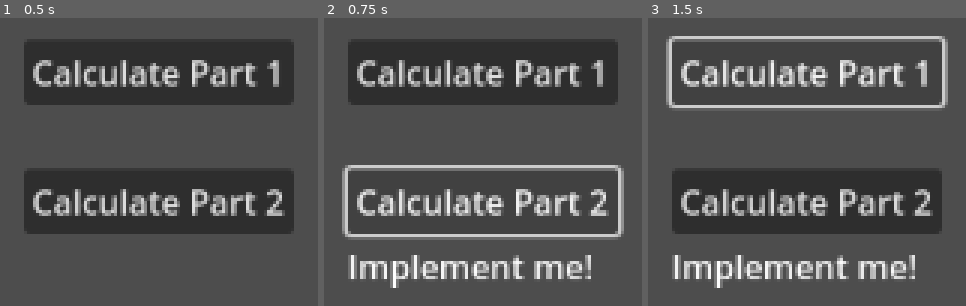
Above: before the commit, frames 1-3 (left to right).
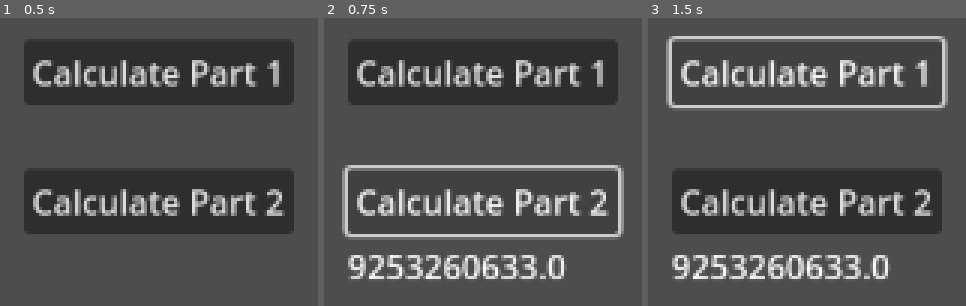
Above: after the commit, the same moments.

Repository: ehj37/Advent-of-Code-2025
Game: Godot game, scene res://day8/day8.tscn
The game is run twice, just before and just after one commit, with the same random seed, the same clock (stepped at 60 frames per second) and the same inputs.
Inputs:
- Up to frame 1 (0.5 s): no input
- Up to frame 2 (0.75 s): click "Calculate Part 2" at 0.5 s
- Up to frame 3 (1.5 s): click "Calculate Part 1" at 1.25 s

Frame 1 is identical in both runs. In frame 2, 4.5% of the frame differs, in the area x 7-84%, y 82-94%; in frame 3, 4.5%.
Error in both runs: Out of bounds get index '0' (on base: 'Array[Circuit]') (res://day8/day8.gd:91)

Commit message:
Day 8 part 2

Diff:
--- a/advent-of-code-2025/day8/day8.gd
+++ b/advent-of-code-2025/day8/day8.gd
@@ -96,7 +96,37 @@
 func part_two() -> String:
 	_parse_input()
 
-	return str("Implement me!")
+	var junction_box_pairs_and_distances = []
+	for jb_i in range(_junction_boxes.size()):
+		var jb = _junction_boxes[jb_i]
+		for other_jb_i in range(jb_i + 1, _junction_boxes.size()):
+			var other_jb = _junction_boxes[other_jb_i]
+			if jb == other_jb:
+				continue
+
+			var distance = jb.position.distance_to(other_jb.position)
+			junction_box_pairs_and_distances.append([jb, other_jb, distance])
+
+	junction_box_pairs_and_distances.sort_custom(func(a, b): return a[2] < b[2])
+
+	var most_recent_con_x_coor_product = INF
+
+	var i = 0
+	while _circuits.size() > 1:
+		var pair_to_connect = junction_box_pairs_and_distances[i]
+
+		i += 1
+		var jb_1 = pair_to_connect[0] as JunctionBox
+		var jb_2 = pair_to_connect[1] as JunctionBox
+		if jb_1.circuit == jb_2.circuit:
+			continue
+
+		_circuits.erase(jb_2.circuit)
+		jb_1.circuit.con(jb_2.circuit)
+
+		most_recent_con_x_coor_product = jb_1.position.x * jb_2.position.x
+
+	return str(most_recent_con_x_coor_product)
 
 
 func _on_button_part_1_pressed():
